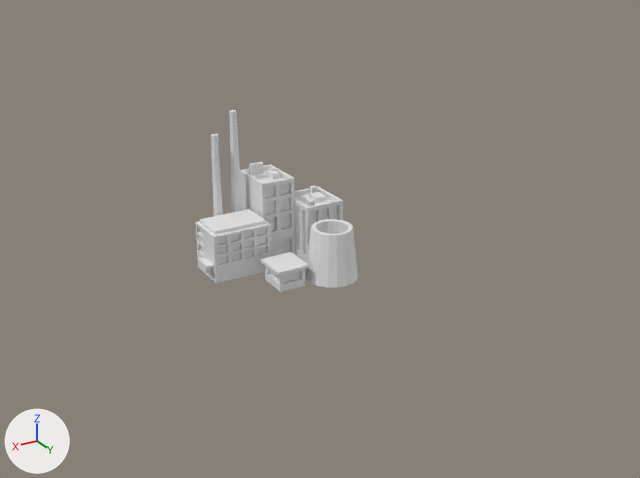
The OBJ model res/models/factories/smelter.obj as it was, and as the next commit left it.
Before and after are seen from a camera (50 mm lens) standing at (35.1, 67.1, 35.7) and looking at (-1.5, 6.0, 5.2). The lights are fixed; the arrows at lower left show +X, +Y and +Z. Where no turn or scale is listed for an object, it has been applied to the vertices.

The first picture shows 'fabryka1'.
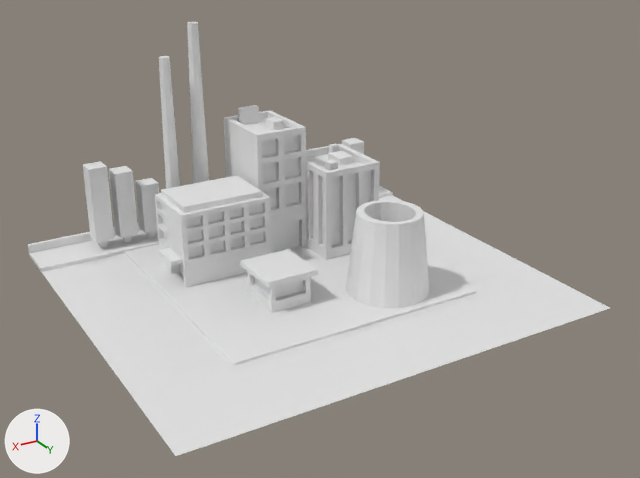
Patch to the scene script:
```diff
--- a/res/models/factories/smelter.obj.py
+++ b/res/models/factories/smelter.obj.py
@@ me_fabryka1 @@
 # used by ob_fabryka1; location = (0.0, 0.0, 0.0)
-me_fabryka1.from_pydata(...)  # 602 vertices, 520 faces; spans x -7.43..6.36, y -6.57..6.16, z -0.01..14.42
+me_fabryka1.from_pydata(...)  # 782 vertices, 618 faces; spans x -21.49..18.7, y -15.5..21.54, z 0.0..21.87
+# me_fabryka1 part 1: the loose piece of 250 vertices spanning x -0.09..6.36, y -4.47..-0.4, z 0.0..4.6 is scaled about its middle by 1.52, then moved by (1.6, -1.19, 1.41)
+# me_fabryka1 part 2: the loose piece of 84 vertices spanning x -3.48..-0.09, y -6.57..-1.94, z 0.0..8.07 is scaled about its middle by 1.52, then moved by (-0.96, -2.14, 2.31)
+# me_fabryka1 part 3: the loose piece of 64 vertices spanning x -7.43..-3.48, y -4.11..0.48, z 0.0..5.82 is scaled about its middle by 1.52, then moved by (-2.87, -0.87, 1.72)
+# me_fabryka1 part 4: a new loose piece, a 10-sided cut cone along z (radius 0.9 by 0.86 at the low end, 0.49 by 0.47 at the high end) spanning x 1.82..3.54, y -10.44..-8.72, z 0.12..21.87
+# me_fabryka1 part 5: a new loose piece, a 10-sided cut cone along z (radius 0.76 at the low end, 0.5 at the high end) spanning x 4.9..6.34, y -10.44..-8.92, z 0.11..19.02
+# me_fabryka1 part 6: the loose piece of 72 vertices spanning x -6.64..-1.77, y 1.22..6.16, z -0.01..4.91 is scaled about its middle by 1.52, then moved by (-2.57, 5.31, 1.49)
+# me_fabryka1 part 7: a new loose piece, a box spanning x 0.37..8.12, y -6.25..-1.03, z 7.21..7.72
+# me_fabryka1 part 8: a new loose piece, a box spanning x -3.28..-1.29, y -9.07..-8.49, z 11.86..13.5
+# me_fabryka1 part 9: a new loose piece, a box spanning x -4.28..-3.19, y -6.81..-5.33, z 11.86..12.71
+# me_fabryka1 part 10: the loose piece of 44 vertices spanning x -1.37..1.79, y 1.04..4.4, z -0.01..2.08 is scaled about its middle by 1.52, then moved by (2.12, 2.76, 0.75)
+# me_fabryka1 part 11: a new loose piece, a box spanning x -10.2..-9.39, y -5.38..-4.71, z 8.01..9.46
+# me_fabryka1 part 12: a new loose piece, a box spanning x -10.18..-8.59, y -4.17..-2.02, z 8.27..9.05
+# me_fabryka1 part 13: a new loose piece, a box spanning x -7.34..-6.44, y -1.3..-0.34, z 8.18..9.42
+# me_fabryka1 part 14: a new loose piece, a box spanning x -13.34..10.55, y -11.02..13.4, z 0.0..0.24
+# me_fabryka1 part 15: a new loose piece, a box spanning x -21.49..18.7, y -15.5..-15.1, z 0.0..1.17
+# me_fabryka1 part 16: a new loose piece, a box spanning x -18.17..-16.38, y -13.99..-12.15, z 1.24..6.61
+# me_fabryka1 part 17: a new loose piece, a box spanning x 6.73..7.4, y -13.37..-12.74, z 0.38..1.45
+# me_fabryka1 part 18: a new loose piece, a box spanning x 6.16..7.95, y -13.99..-12.15, z 1.24..6.21
+# me_fabryka1 part 19: a new loose piece, a box spanning x 9.23..9.9, y -13.37..-12.74, z 0.38..1.45
+# me_fabryka1 part 20: a new loose piece, a box spanning x 8.66..10.45, y -13.99..-12.15, z 1.24..7.89
+# me_fabryka1 part 21: a new loose piece, a box spanning x 11.71..12.38, y -13.37..-12.74, z 0.38..1.45
+# me_fabryka1 part 22: a new loose piece, a box spanning x 11.13..12.93, y -13.99..-12.15, z 1.24..8.77
+# me_fabryka1 part 23: 8 loose pieces with 88 vertices, spanning x -6.69..5.36, y -6.01..-0.27, z -0.01..14.42, are deleted
+# me_fabryka1 part 24: 84 vertices added at x -21.49..18.7, y -15.1..21.54, z 0.0..0.37
```

Pixel boxes [x1, y1, x2, y2] of what changed, in the pictures (640 x 478 px; the box of a moved part takes in the faces that stretch with it):
'fabryka1', reshaped (255% wider, 138% taller): before [195, 110, 358, 292]; after [28, 22, 610, 456]
part 1 of me_fabryka1, moved or reshaped: before [195, 221, 272, 283]; after [155, 192, 272, 288]
part 2 of me_fabryka1, moved or reshaped: before [240, 164, 295, 256]; after [224, 110, 307, 253]
part 3 of me_fabryka1, moved or reshaped: before [294, 186, 343, 263]; after [306, 144, 380, 260]
part 4 of me_fabryka1, added: after [187, 22, 209, 184]
part 5 of me_fabryka1, added: after [159, 56, 180, 189]
part 6 of me_fabryka1, moved or reshaped: before [305, 219, 358, 288]; after [345, 200, 429, 308]
part 7 of me_fabryka1, added: after [161, 176, 262, 213]
part 8 of me_fabryka1, added: after [238, 105, 259, 125]
part 9 of me_fabryka1, added: after [266, 117, 284, 131]
part 10 of me_fabryka1, moved or reshaped: before [261, 252, 309, 292]; after [240, 249, 318, 313]
part 11 of me_fabryka1, added: after [329, 143, 339, 153]
part 12 of me_fabryka1, added: after [328, 151, 354, 166]
part 13 of me_fabryka1, added: after [325, 159, 338, 171]
part 14 of me_fabryka1, added: after [125, 244, 476, 365]
part 15 of me_fabryka1, added: after [28, 222, 141, 256]
part 16 of me_fabryka1, added: after [342, 138, 364, 154]
part 17 of me_fabryka1, added: after [146, 231, 155, 238]
part 18 of me_fabryka1, added: after [135, 178, 159, 233]
part 19 of me_fabryka1, added: after [123, 236, 131, 243]
part 20 of me_fabryka1, added: after [109, 166, 138, 238]
part 21 of me_fabryka1, added: after [99, 241, 107, 248]
part 22 of me_fabryka1, added: after [83, 161, 114, 243]
part 23 of me_fabryka1, deleted: before [200, 110, 326, 235]
part 24 of me_fabryka1, added: after [30, 185, 610, 456]
